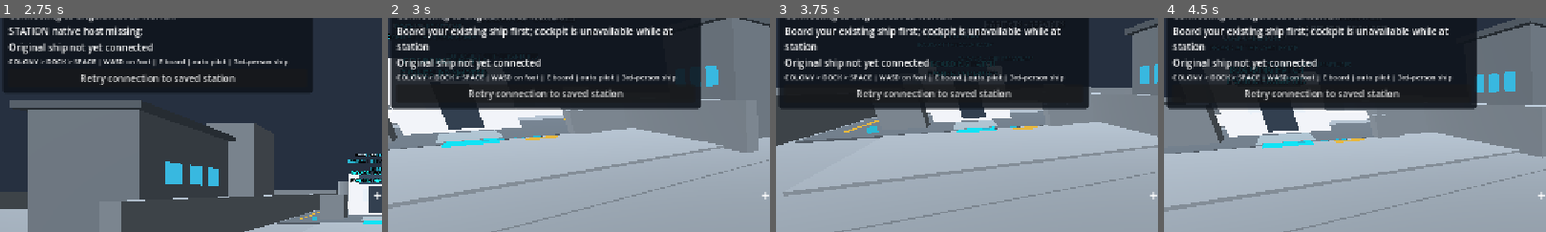
Above: before the commit, frames 1-4 (left to right).
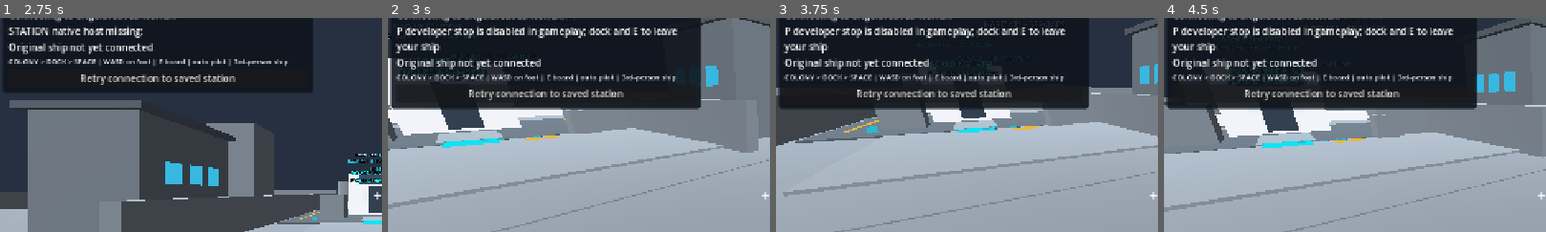
Above: after the commit, the same moments.

Repository: vjmichael/Single-galaxy
Game: Godot game, scene res://world/main.tscn
The game is run twice, just before and just after one commit, with the same random seed, the same clock (stepped at 60 frames per second) and the same inputs.
Inputs (mouse positions are % of the whole screen's width and height, from its top left):
- Up to frame 1 (2.75 s): click "Retry connection to saved sta…" at 0.5 s; click "Retry connection to saved sta…" at 1.25 s; click "Retry connection to saved sta…" at 2 s
- Up to frame 2 (3 s): tap Enter at 2.75 s; move the mouse to (55, 49) at 2.77 s; hold W (fps_forward) from 2.78 s (still down); tap P at 2.85 s; click (55, 49) at 2.92 s
- Up to frame 3 (3.75 s): keep holding W (fps_forward); tap Space (fps_jump) at 3.02, 3.5 s; move the mouse to (45, 50) at 3.52 s; tap E (fps_inspect) at 3.6 s
- Up to frame 4 (4.5 s): keep holding W (fps_forward); tap Space (fps_jump) at 3.77 s; tap P at 3.8 s; tap Enter at 4.25 s; move the mouse to (52, 48) at 4.27 s; hold Shift (fps_run) from 4.28 s (still down)
The pictures show only the part of the screen within x 1-51%, y 9-59%; the shares and areas given below are measured in that part.

Frame 1 is identical in both runs. In frame 2, 2.3% of the frame differs, in the area x 2-76%, y 3-17%; in frame 3, 2.3%; in frame 4, 2.3%.

Commit message:
feat(FP3D-PILOT01): suppress all UI cabin MOVE and P debug escape, remove V HUD, keep one-E docked exit [skip ci]

Diff:
--- a/desktop_godot/world/main.gd
+++ b/desktop_godot/world/main.gd
@@ -732,6 +732,10 @@
 		get_viewport().set_input_as_handled()
 		return
 	if event is InputEventKey and event.pressed and not event.echo and event.keycode == KEY_P:
+		if _player_session_autoconnect:
+			_on_native_player_status("P developer stop is disabled in gameplay; dock and E to leave your ship")
+			get_viewport().set_input_as_handled()
+			return
 		if native_player_session.is_active():
 			native_player_session.stop("NATIVE FPS stopped by player; pose saved", true)
 		else:
@@ -1018,7 +1022,7 @@
 		var visual_radius := maxf(0.3, float(contact["radius_mm"]) / 1000.0)
 		native_asteroid_mesh.scale = Vector3.ONE * visual_radius
 		var range_m := Vector3(float(contact["dx_mm"]),float(contact["dy_mm"]),float(contact["dz_mm"])).length() / 1000.0
-		asteroid_label.text = "ROCK #%d | %.1fm | %d t finite ore | ship cargo %d/%d t | mining tool: %s | V exterior" % [
+		asteroid_label.text = "ROCK #%d | %.1fm | %d t finite ore | ship cargo %d/%d t | mining tool: %s | PILOT 3RD-PERSON" % [
 			int(contact["rock"]),range_m,int(contact["ore_tonnes"]),int(contact["cargo_tonnes"]),
 			int(contact["cargo_capacity"]),"ONLINE" if int(contact["mining_tool_online"]) == 1 else "NOT FITTED"]
 	else:
@@ -1054,8 +1058,9 @@
 func _on_native_player_intent(heading: Vector3) -> void:
 	if native_station_session != null and native_station_session.is_active():
 		native_station_session.submit_walk(heading)
-	elif native_player_session != null:
-		native_player_session.submit_motion(heading)
+	# PILOT-ONLY: intentionally NEVER route cabin MOVE to native cockpit,
+	# even when a stale/extra Godot emitter calls this handler directly.
+	# The only in-ship user controls are authorized original FLIGHT verbs.
 
 func _on_native_player_pose(pose: Dictionary) -> void:
 	_record_native_projection("POSE", pose)
@@ -1073,7 +1078,12 @@
 
 func _on_native_player_status(message: String) -> void:
 	if is_instance_valid(native_label):
-		native_label.text = message
+		# The real native SEAT=0 acknowledgement is an invisible stage of a
+		# direct docked EXIT. Never advertise free cabin walking during handoff.
+		if _colony_return_pending and message.begins_with("NATIVE ON FOOT"):
+			native_label.text = "DOCKED EXIT — original C++ seat release verified, transferring to colony"
+		else:
+			native_label.text = message
 	if is_instance_valid(refinery_terminal) and refinery_terminal.visible and ("refused" in message or "timed out" in message):
 		refinery_terminal.report_error(message)
 
